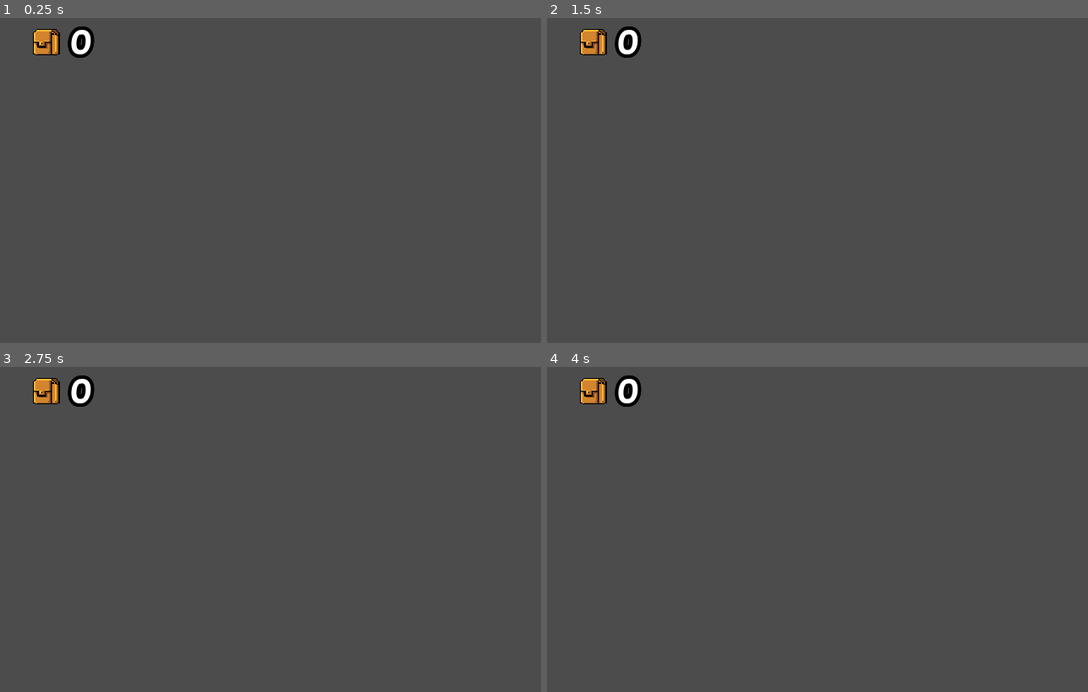
Above: before the commit, frames 1-4 (two rows, left to right).
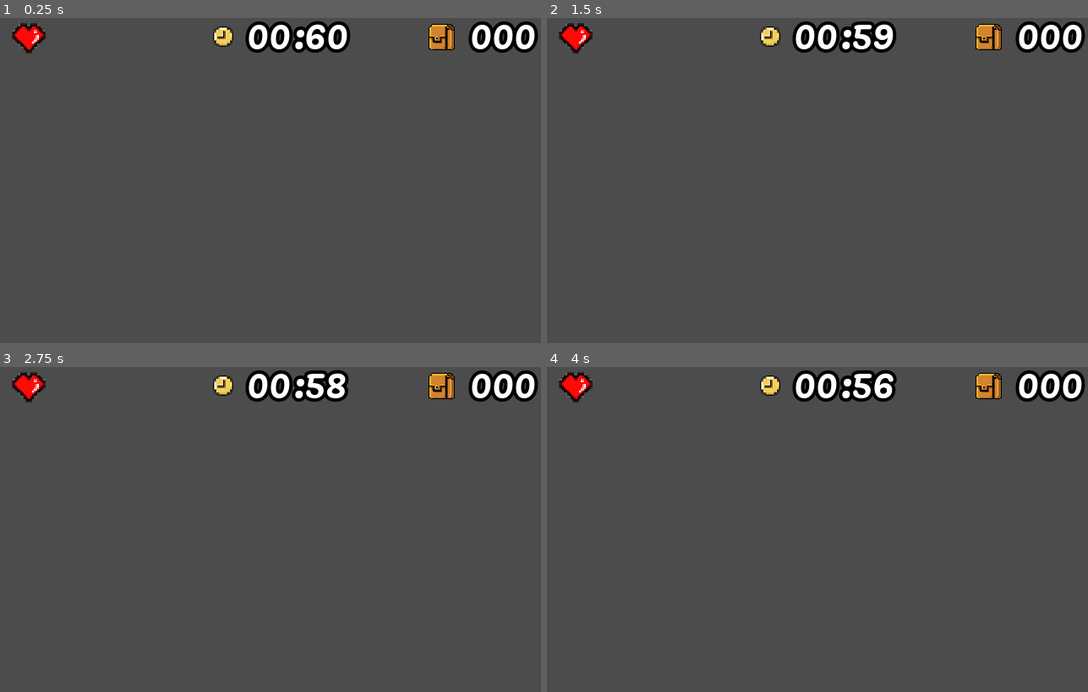
Above: after the commit, the same moments.

Repository: LeoFontez/JogoDePlataforma
Game: Godot game, scene res://Prefabs/HUD.tscn
The game is run twice, just before and just after one commit, with the same random seed, the same clock (stepped at 60 frames per second) and the same inputs. This scene is started directly instead of the project's main scene.
Inputs:
- Up to frame 1 (0.25 s): no input
- Up to frame 2 (1.5 s): tap Enter at 0.5 s; hold Right (ui_right) 0.53-1.28 s; hold Up (jump) 0.53-1.28 s; tap Space at 1.25 s; hold Left (ui_left) from 1.28 s (still down); tap Up (jump) at 1.35 s
- Up to frame 3 (2.75 s): tap Up (jump) at 1.52, 1.82 s; release Left (ui_left) at 2.03 s; hold Right (ui_right) from 2.03 s (still down); hold Up (jump) from 2.03 s (still down)
- Up to frame 4 (4 s): tap Enter at 2.75 s; release Up (jump) at 2.78 s; tap Up (jump) at 2.85, 3.02, 3.32 s; tap Space at 3.5 s; release Right (ui_right) at 3.53 s; hold Left (ui_left) from 3.53 s (still down); hold Up (jump) from 3.53 s (still down)

The runs differ from the first frame. In frame 1, 4.2% of the frame differs, in the area x 2-100%, y 1-13%; in frame 2, 4.2%; in frame 3, 4.2%; in frame 4, 4.2%.

Commit message:
HUD V.2
Adição de ícones ao HUD
Adição de timer
Adição Redução de Vida no HUD
Correção de bug no cogumelo

Diff:
--- a/Levels/Level_01.tscn
+++ b/Levels/Level_01.tscn
@@ -15,6 +15,7 @@
 [ext_resource path="res://Prefabs/FallingPlataform.tscn" type="PackedScene" id=13]
 [ext_resource path="res://Prefabs/MovePlataform.tscn" type="PackedScene" id=14]
 [ext_resource path="res://Scripts/ResetLevel.gd" type="Script" id=15]
+[ext_resource path="res://Prefabs/HUD.tscn" type="PackedScene" id=16]
 
 [sub_resource type="ConvexPolygonShape2D" id=7]
 points = PoolVector2Array( 0, 0, 16, 0, 16, 16, 0, 16 )
@@ -3537,6 +3538,8 @@
 position = Vector2( 61, 38 )
 script = ExtResource( 15 )
 
+[node name="HUD" parent="." instance=ExtResource( 16 )]
+
 [node name="TileMap" type="TileMap" parent="."]
 position = Vector2( -61, -38 )
 tile_set = SubResource( 6 )
@@ -3546,6 +3549,28 @@
 format = 1
 tile_data = PoolIntArray( -720897, 21, 0, -655361, 21, 0, -589825, 21, 0, -524289, 21, 0, -458753, 21, 0, -524217, 22,  …(5126 unchanged characters)…
 
+[node name="MovingPlatform" type="Node2D" parent="."]
+position = Vector2( -61, -38 )
+
+[node name="MovePlatform" parent="MovingPlatform" instance=ExtResource( 14 )]
+position = Vector2( 650, 46 )
+
+[node name="MovePlatform2" parent="MovingPlatform" instance=ExtResource( 14 )]
+position = Vector2( 736, 46 )
+horizontal = false
+
+[node name="FallingPlataform" type="Node2D" parent="."]
+position = Vector2( 18, -12 )
+
+[node name="FallingPlataform" parent="FallingPlataform" instance=ExtResource( 13 )]
+position = Vector2( 264, 28 )
+
+[node name="FallingPlataform3" parent="FallingPlataform" instance=ExtResource( 13 )]
+position = Vector2( 328, 28 )
+
+[node name="FallingPlataform2" parent="FallingPlataform" instance=ExtResource( 13 )]
+position = Vector2( 249, -23 )
+
 [node name="Player" parent="." instance=ExtResource( 1 )]
 position = Vector2( 3, 10 )
 
@@ -3604,76 +3629,74 @@
 texture = ExtResource( 2 )
 centered = false
 
-[node name="FallZone" type="Area2D" parent="."]
-position = Vector2( 299, 107 )
-scale = Vector2( -2.78432, 0.63 )
+[node name="Fruits" type="Node2D" parent="."]
+
+[node name="apple" parent="Fruits" instance=ExtResource( 9 )]
+position = Vector2( 39, 19 )
+
+[node name="apple2" parent="Fruits" instance=ExtResource( 9 )]
+position = Vector2( 100, 1 )
+
+[node name="apple3" parent="Fruits" instance=ExtResource( 9 )]
+position = Vector2( 142, 51 )
+
+[node name="banana" parent="Fruits" instance=ExtResource( 10 )]
+position = Vector2( -37, 12 )
+
+[node name="banana2" parent="Fruits" instance=ExtResource( 10 )]
+position = Vector2( 146, -17 )
+
+[node name="banana3" parent="Fruits" instance=ExtResource( 10 )]
+position = Vector2( 203, -33 )
+
+[node name="banana4" parent="Fruits" instance=ExtResource( 10 )]
+position = Vector2( 276, 2 )
+
+[node name="banana5" parent="Fruits" instance=ExtResource( 10 )]
+position = Vector2( 267, -51 )
+
+[node name="banana7" parent="Fruits" instance=ExtResource( 11 )]
+position = Vector2( 69, 45 )
+
+[node name="banana6" parent="Fruits" instance=ExtResource( 10 )]
+position = Vector2( 347, -2 )
+
+[node name="Enemy" type="Node2D" parent="."]
+
+[node name="Mushroom2" parent="Enemy" instance=ExtResource( 12 )]
+position = Vector2( 165, 38 )
+
+[node name="FallZone2" type="Node2D" parent="."]
+
+[node name="FallZone" type="Area2D" parent="FallZone2"]
+position = Vector2( 612, 114 )
+rotation = 3.14159
+scale = Vector2( 1.38431, -0.63 )
 collision_layer = 8
 script = ExtResource( 8 )
 __meta__ = {
 "_edit_group_": true
 }
 
-[node name="Collision" type="CollisionShape2D" parent="FallZone"]
+[node name="Collision" type="CollisionShape2D" parent="FallZone2/FallZone"]
 position = Vector2( 0.00012207, 0 )
 shape = SubResource( 59 )
 
-[node name="Fruits" type="Node2D" parent="."]
-
-[node name="apple" parent="Fruits" instance=ExtResource( 9 )]
-position = Vector2( 39, 19 )
-
-[node name="apple2" parent="Fruits" instance=ExtResource( 9 )]
-position = Vector2( 100, 1 )
-
-[node name="apple3" parent="Fruits" instance=ExtResource( 9 )]
-position = Vector2( 142, 51 )
-
-[node name="banana" parent="Fruits" instance=ExtResource( 10 )]
-position = Vector2( -37, 12 )
-
-[node name="banana2" parent="Fruits" instance=ExtResource( 10 )]
-position = Vector2( 146, -17 )
-
-[node name="banana3" parent="Fruits" instance=ExtResource( 10 )]
-position = Vector2( 203, -33 )
-
-[node name="banana4" parent="Fruits" instance=ExtResource( 10 )]
-position = Vector2( 276, 2 )
-
-[node name="banana5" parent="Fruits" instance=ExtResource( 10 )]
-position = Vector2( 267, -51 )
-
-[node name="banana7" parent="Fruits" instance=ExtResource( 11 )]
-position = Vector2( 69, 45 )
-
-[node name="banana6" parent="Fruits" instance=ExtResource( 10 )]
-position = Vector2( 347, -2 )
-
-[node name="Enemy" type="Node2D" parent="."]
-
-[node name="Mushroom2" parent="Enemy" instance=ExtResource( 12 )]
-position = Vector2( 165, 38 )
-
-[node name="FallingPlataform2" type="Node2D" parent="."]
-position = Vector2( 18, -12 )
-
-[node name="FallingPlataform" parent="FallingPlataform2" instance=ExtResource( 13 )]
-position = Vector2( 264, 28 )
-
-[node name="FallingPlataform3" parent="FallingPlataform2" instance=ExtResource( 13 )]
-position = Vector2( 328, 28 )
-
-[node name="FallingPlataform2" parent="FallingPlataform2" instance=ExtResource( 13 )]
-position = Vector2( 249, -24 )
-
-[node name="MovingPlatform" type="Node2D" parent="."]
-position = Vector2( -61, -38 )
-
-[node name="MovePlatform" parent="MovingPlatform" instance=ExtResource( 14 )]
-position = Vector2( 650, 46 )
-
-[node name="MovePlatform2" parent="MovingPlatform" instance=ExtResource( 14 )]
-position = Vector2( 736, 46 )
-horizontal = false
-
-[connection signal="body_entered" from="FallZone" to="FallZone" method="_on_FallZone_body_entered"]
+[node name="FallZone2" type="Area2D" parent="FallZone2"]
+position = Vector2( 299, 107 )
+rotation = 3.14159
+scale = Vector2( 2.78432, -0.63 )
+collision_layer = 8
+script = ExtResource( 8 )
+__meta__ = {
+"_edit_group_": true
+}
+
+[node name="Collision" type="CollisionShape2D" parent="FallZone2/FallZone2"]
+position = Vector2( 0.00012207, 0 )
+shape = SubResource( 59 )
+
+[connection signal="body_entered" from="FallZone2/FallZone" to="FallZone2/FallZone" method="_on_FallZone_body_entered"]
+[connection signal="body_entered" from="FallZone2/FallZone2" to="FallZone2/FallZone2" method="_on_FallZone_body_entered"]
+
+[editable path="HUD"]
--- a/Prefabs/HUD.tscn
+++ b/Prefabs/HUD.tscn
@@ -1,8 +1,12 @@
-[gd_scene load_steps=5 format=2]
+[gd_scene load_steps=9 format=2]
 
 [ext_resource path="res://Assets/Items/FruitsBag.png" type="Texture" id=1]
 [ext_resource path="res://Fonts/Pacifico-Regular.ttf" type="DynamicFontData" id=2]
 [ext_resource path="res://Scripts/Score.gd" type="Script" id=3]
+[ext_resource path="res://Assets/Items/clock.png" type="Texture" id=4]
+[ext_resource path="res://Assets/Items/heart.png" type="Texture" id=5]
+[ext_resource path="res://Scripts/Timer.gd" type="Script" id=6]
+[ext_resource path="res://Scripts/Hearts.gd" type="Script" id=7]
 
 [sub_resource type="DynamicFont" id=1]
 size = 24
@@ -13,26 +17,83 @@
 
 [node name="HUD" type="CanvasLayer"]
 
-[node name="Holder" type="Control" parent="."]
-margin_left = 15.0
-margin_top = 3.0
-margin_right = 55.0
-margin_bottom = 43.0
-rect_scale = Vector2( 1.00772, 1 )
+[node name="HBoxContainer" type="HBoxContainer" parent="."]
+anchor_right = 1.0
+anchor_bottom = 1.0
+margin_bottom = -164.0
 
-[node name="Icon" type="TextureRect" parent="Holder"]
+[node name="Hearts" type="Control" parent="HBoxContainer"]
+margin_right = 104.0
+margin_bottom = 28.0
+size_flags_horizontal = 3
+script = ExtResource( 7 )
+
+[node name="Life" type="TextureRect" parent="HBoxContainer/Hearts"]
 margin_left = 1.0
-margin_right = 23.0
+margin_top = -4.0
+margin_right = 33.0
+margin_bottom = 24.0
+texture = ExtResource( 5 )
+expand = true
+stretch_mode = 2
+
+[node name="Timer" type="Control" parent="HBoxContainer"]
+margin_left = 108.0
+margin_right = 212.0
+margin_bottom = 28.0
+size_flags_horizontal = 3
+script = ExtResource( 6 )
+minutes = 1
+
+[node name="Icon" type="TextureRect" parent="HBoxContainer/Timer"]
+margin_left = 13.0
+margin_right = 35.0
+margin_bottom = 22.0
+texture = ExtResource( 4 )
+expand = true
+
+[node name="Minutes" type="Label" parent="HBoxContainer/Timer"]
+margin_left = 37.8009
+margin_top = -4.0
+margin_right = 71.8009
+margin_bottom = 35.0
+custom_fonts/font = SubResource( 1 )
+text = "00"
+valign = 1
+
+[node name="Seconds" type="Label" parent="HBoxContainer/Timer"]
+margin_left = 66.0
+margin_top = -4.0
+margin_right = 100.0
+margin_bottom = 35.0
+custom_fonts/font = SubResource( 1 )
+text = "00"
+valign = 1
+
+[node name="Timer" type="Timer" parent="HBoxContainer/Timer"]
+autostart = true
+
+[node name="Holder3" type="Control" parent="HBoxContainer"]
+margin_left = 216.0
+margin_right = 320.0
+margin_bottom = 28.0
+size_flags_horizontal = 3
+
+[node name="Icon" type="TextureRect" parent="HBoxContainer/Holder3"]
+margin_left = 34.0
+margin_right = 56.0
 margin_bottom = 22.0
 texture = ExtResource( 1 )
 expand = true
 
-[node name="Score" type="Label" parent="Holder"]
-margin_left = 25.8009
+[node name="Score" type="Label" parent="HBoxContainer/Holder3"]
+margin_left = 62.0
 margin_top = -4.0
-margin_right = 59.8009
+margin_right = 96.0
 margin_bottom = 35.0
 custom_fonts/font = SubResource( 1 )
 text = "00"
 valign = 1
 script = ExtResource( 3 )
+
+[connection signal="timeout" from="HBoxContainer/Timer/Timer" to="HBoxContainer/Timer" method="_on_Timer_timeout"]
--- /dev/null
+++ b/Scripts/Hearts.gd
@@ -0,0 +1,7 @@
+extends Control
+
+#tamanho do sprite
+var lifeSize = 32
+
+func onChangeLife(playerHealth):
+	$Life.rect_size.x = playerHealth * lifeSize
--- a/Scripts/Items.gd
+++ b/Scripts/Items.gd
@@ -5,7 +5,6 @@
 func _on_Items_body_entered(body):
 	$anim.play("Collected")
 	Global.fruits += fruits
-	print(Global.fruits)
 
 func _on_anim_animation_finished(anim_name):
 	if anim_name == "Collected":
--- a/Scripts/Mushroom.gd
+++ b/Scripts/Mushroom.gd
@@ -44,7 +44,7 @@
 func _on_HitBox_body_entered(body: Node) -> void:
 	hitted = true
 	health -= 1
-	body.velocity.y -= 750
+	body.velocity.y = body.jumpForce / 2
 	yield(get_tree().create_timer(0.2), "timeout")
 	hitted  = false
 
--- a/Scripts/Player.gd
+++ b/Scripts/Player.gd
@@ -7,13 +7,21 @@
 var jumpForce = -720
 var isGrounded
 
-var health = 3
+var playerHealth = 3
+var maxHealth = 3
+
 var hurted = false
 
 var knockbackDir = 1
 var knockbackInten = 500
 
 onready var raycasts = $Raycasts
+
+signal changeLife(playerHealth)
+
+func _ready():
+	connect("changeLife", get_parent().get_node("HUD/HBoxContainer/Hearts"), "onChangeLife")
+	emit_signal("changeLife", maxHealth)
 
 func _physics_process(delta: float) -> void:
 
@@ -74,14 +82,14 @@
 	velocity = move_and_slide(velocity)
 
 func _on_HurtBox_body_entered(body):
-	health -= 1
+	playerHealth -= 1
 	hurted = true
+	emit_signal("changeLife", playerHealth)
 	knockback()
 	get_node("HurtBox/Collision").set_deferred("disabled", true)
 	yield(get_tree().create_timer(0.5), "timeout")
 	get_node("HurtBox/Collision").set_deferred("disabled", false)
 	hurted = false
-	print(health)
-	if health < 1:
+	if playerHealth < 1:
 		queue_free()
 		get_tree().reload_current_scene()
--- a/Scripts/Score.gd
+++ b/Scripts/Score.gd
@@ -2,4 +2,6 @@
 
 
 func _process(delta):
-	text = String(Global.fruits)
+	text = "00" + String(Global.fruits)
+	if Global.fruits >= 10:
+		text = "0" + String(Global.fruits)
--- /dev/null
+++ b/Scripts/Timer.gd
@@ -0,0 +1,27 @@
+extends Control
+
+export (int) var minutes = 0
+export (int) var seconds = 0
+
+func _process(delta):
+	if minutes > 0 and seconds <= 0:
+		minutes -= 1
+		seconds = 60
+
+	if seconds >= 10:
+		$Seconds.set_text(":" + str(seconds))
+	else:
+		$Seconds.set_text(":0" + str(seconds))
+
+	if minutes >= 10:
+		$Minutes.set_text(str(minutes))
+	else:
+		$Minutes.set_text("0" + str(minutes))
+
+	if seconds <= 0:
+		$Timer.stop()
+		yield(get_tree().create_timer(1), "timeout")
+		get_tree().reload_current_scene()
+
+func _on_Timer_timeout():
+	seconds -= 1
--- a/project.godot
+++ b/project.godot
@@ -17,7 +17,6 @@
 [autoload]
 
 Global="*res://Scripts/Global.gd"
-Hud="*res://Prefabs/HUD.tscn"
 
 [display]
 
Binary file added: Assets/Items/clock.png
Not shown, added: Assets/Items/clock.png.import
Binary file added: Assets/Items/heart.png
Not shown, added: Assets/Items/heart.png.import
Not shown: 1 places in Levels/Level_01.tscn that only renumber resources
